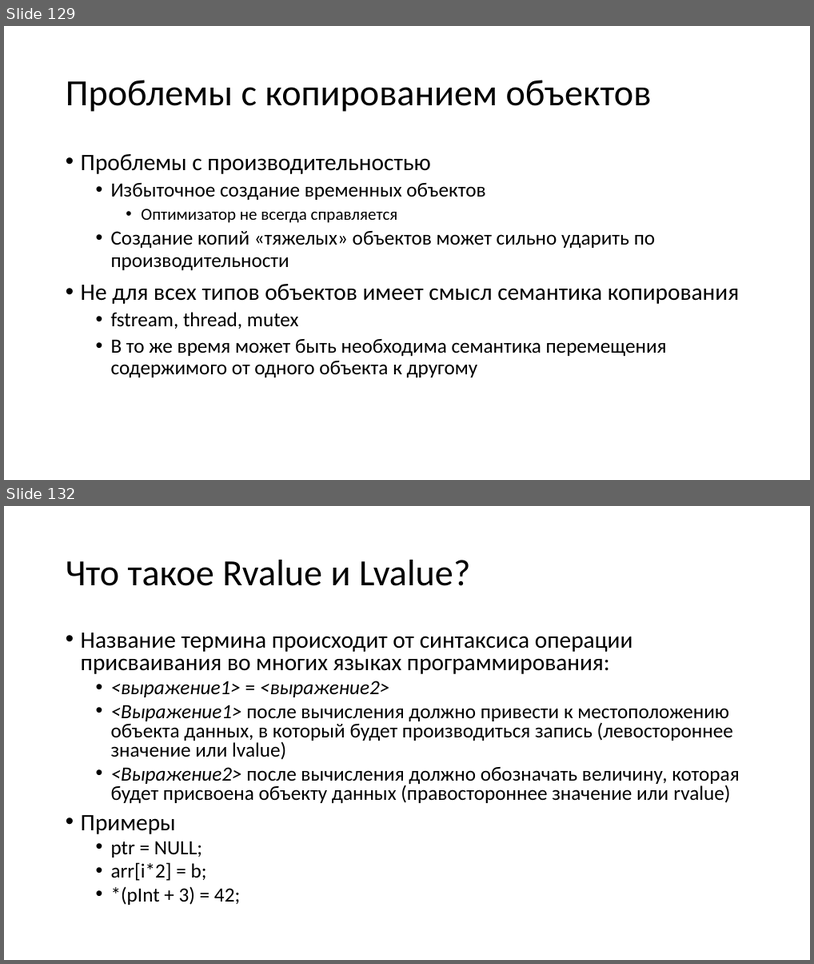
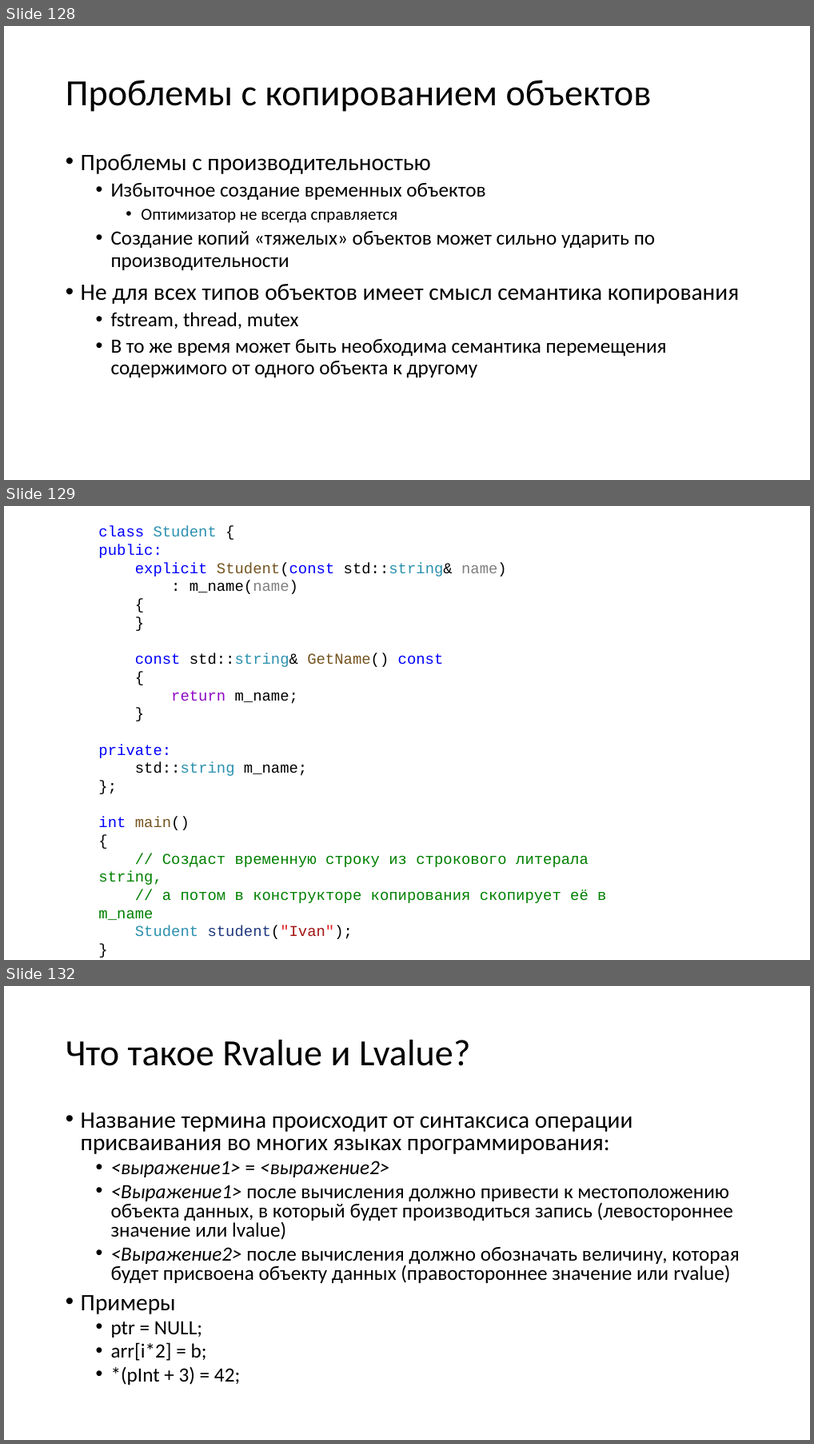
Before and after one commit to alexey-malov/oop, a slide deck: lectures/02/Основы ООП.pptx. Shown one above the other, each under a label of ours: slides 129 and 132 before the commit, slides 128, 129 and 132 after it; the slides between them are not shown. The pictures are 814x964 and 814x1444 pixels, drawn with LibreOffice and Linux fonts; fonts in the diff are those of the drawing. Boxes give left, top, right and bottom in pixels: in the first picture for what was removed or moved away, otherwise in the second. Text is boxed around its words. In the diff, an @@ line names an element or a change of style, - is before the commit and + after.

```diff
--- a/lectures/02/Основы ООП.pptx
+++ b/lectures/02/Основы ООП.pptx
@@ slide 129 added at (4,506,810,960), background #FFFFFF @@
@@ text added at (98,526,606,939), 18 pt, text #008000 @@
+class Student {
+public:
+explicit Student(const std::string& name)
+: m_name(name)
+{
+}
+const std::string& GetName() const
+{
+return m_name;
+}
+private:
+std::string m_name;
+};
+int main()
+{
+// Создаст временную строку из строкового литерала string,
+// а потом в конструкторе копирования скопирует её в m_name
+Student student("Ivan");
+}
@@ what was slide 129 is now slide 128 @@
```
Also in this commit, not shown: 8 slides changed, 3 other slides added, 2 slides removed, 3 other files.
